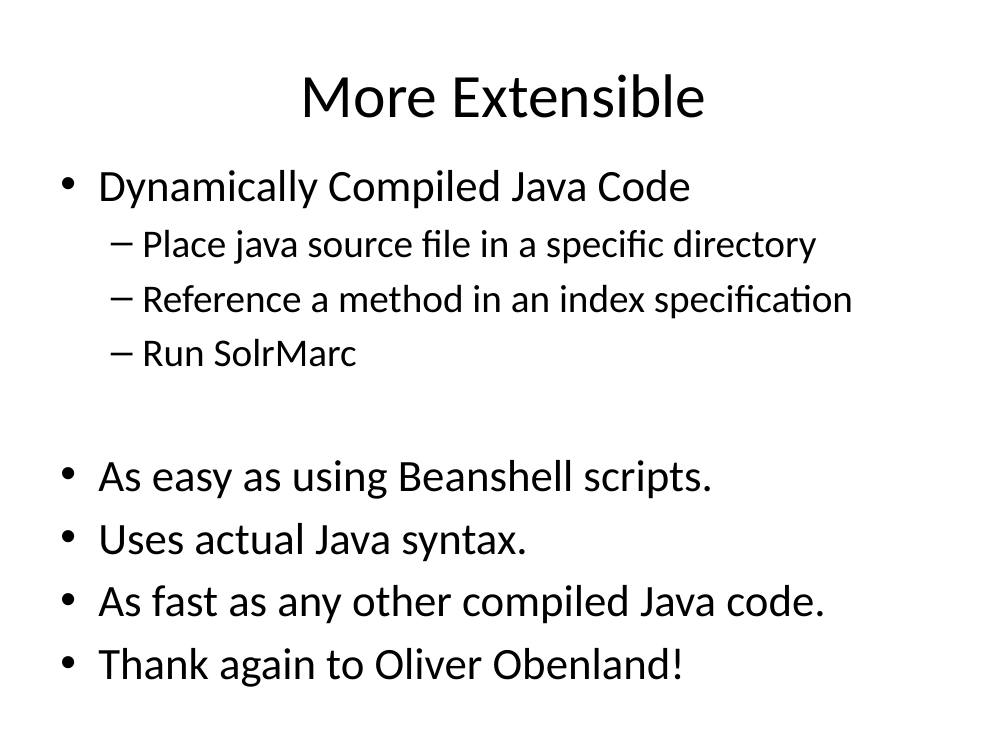
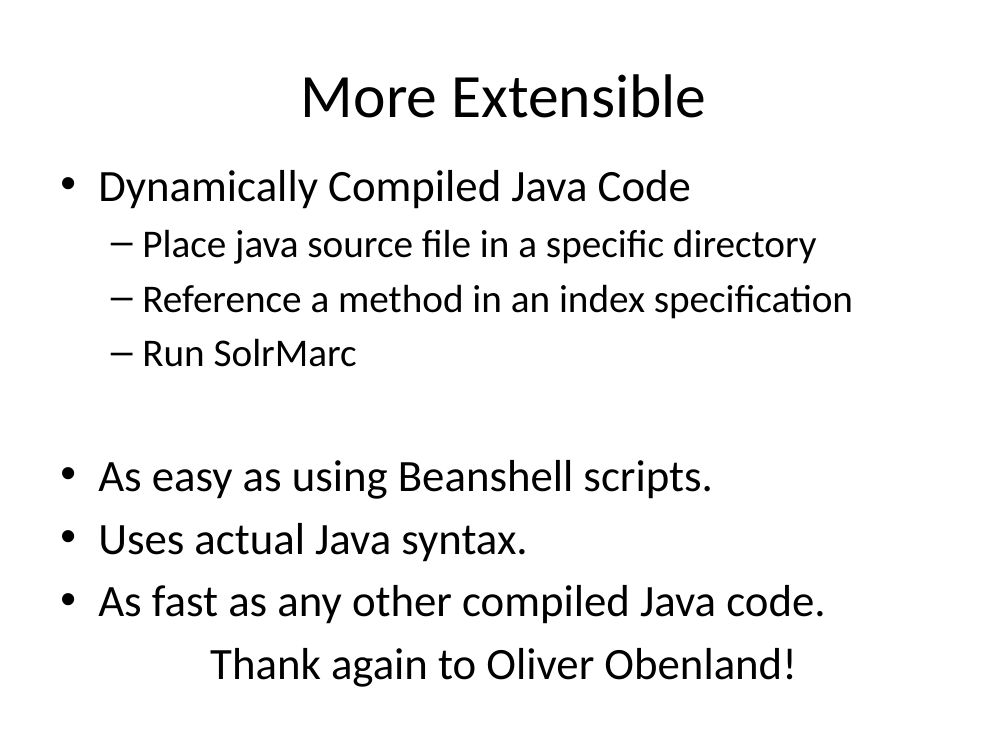
Before and after one commit to solrmarc/solrmarc, a slide deck: slide 13 of New Release of SolrMarc.pptx (slide 12 before the commit). Drawn at 1008x756 pixels with LibreOffice and Linux fonts; fonts in the diff are those of the drawing. Boxes give left, top, right and bottom in pixels: in the first picture for what was removed or moved away, otherwise in the second. Text is boxed around its words. In the diff, an @@ line names an element or a change of style, - is before the commit and + after.

```diff
--- a/New Release of SolrMarc.pptx
+++ b/New Release of SolrMarc.pptx
@@ text at bbox=[210, 648, 796, 687]: alignment left to centre; bullet • to none @@
```
Also in this commit, not shown: 11 other slides changed, 4 slides added.
